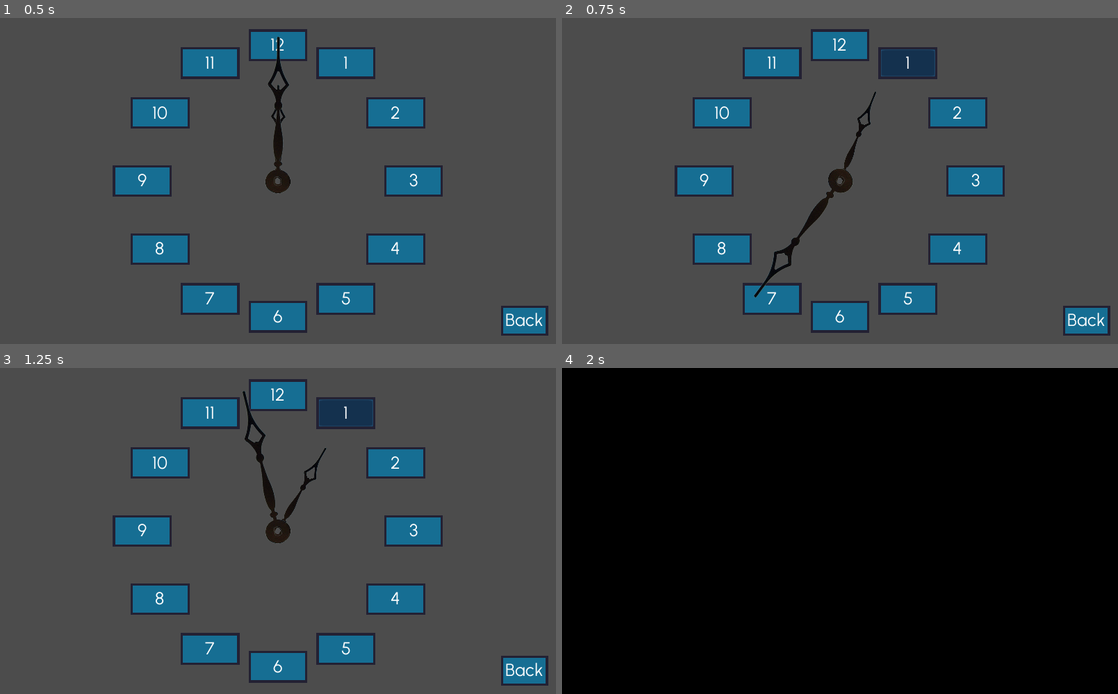
Above: before the commit, frames 1-4 (two rows, left to right).
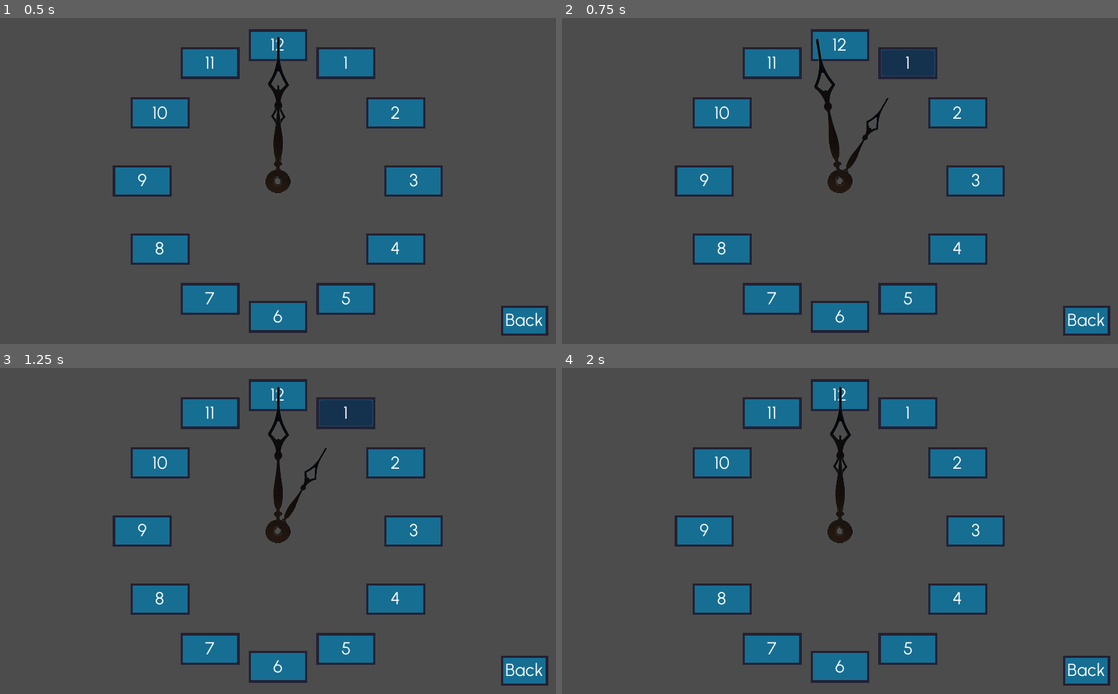
Above: after the commit, the same moments.

Repository: SuddenlyNothing/GodotWildJam37
Game: Godot game, scene res://Scenes/UI/LevelSelect.tscn
Two runs of this game, one before a commit and one after it. Both use one fixed random seed, a clock stepped at 60 frames per second and the inputs below. This scene is started directly instead of the project's main scene.
Inputs:
- Up to frame 1 (0.5 s): no input
- Up to frame 2 (0.75 s): click "1" at 0.5 s
- Up to frame 3 (1.25 s): no input
- Up to frame 4 (2 s): click "2" at 1.25 s

Frame 1 is identical in both runs. In frame 2, 1.2% of the frame differs, in the area x 34-59%, y 6-86%; in frame 3, 0.9%; in frame 4, 100%, in the area x 0-100%, y 0-100%.
Error before the commit: Attempt to call function 'instance' in base 'null instance' on a null instance. (res://Scenes/Globals/Global.gd:30)

Commit message:
better sounds and timing

Diff:
--- a/Game/Scenes/UI/LevelSelect.gd
+++ b/Game/Scenes/UI/LevelSelect.gd
@@ -5,7 +5,10 @@
 onready var buttons := $Buttons
 onready var t := $Tween
 onready var gear := $Gear
+onready var gear2 := $Gear2
 onready var close := $Close
+
+var started := false
 
 var level_path := "res://Scenes/Levels/Level_"
 
@@ -21,14 +24,21 @@
 
 
 func goto_scene(val : int) -> void:
-	if t.is_active():
+	if started:
 		return
+	started = true
 	gear.play()
+	gear2.play()
+	var duration : float = (30.0*(val+1))/360 * 3
 	t.interpolate_property(sprite, "rotation_degrees", 0,
-		30+(30*val), 1, Tween.TRANS_EXPO, Tween.EASE_OUT)
-	t.interpolate_property(gear, "pitch_scale", 5, 0.5, 1, Tween.TRANS_EXPO, Tween.EASE_OUT)
+		30+(30*val), duration, Tween.TRANS_EXPO, Tween.EASE_OUT)
+	t.interpolate_property(gear, "pitch_scale", 5, 0.5, duration, Tween.TRANS_EXPO, Tween.EASE_OUT)
+	t.interpolate_property(gear2, "pitch_scale", 7, 1, duration, Tween.TRANS_EXPO, Tween.EASE_OUT)
 	t.start()
 	yield(t, "tween_all_completed")
+	gear2.stop()
 	gear.stop()
 	close.play()
-	Global.goto_scene(level_path + str(val) + ".tscn")
+	yield(close, "finished")
+#	Global.goto_scene(level_path + str(val) + ".tscn")
+	Global.goto_scene(filename)
--- a/Game/Scenes/UI/LevelSelect.tscn
+++ b/Game/Scenes/UI/LevelSelect.tscn
@@ -229,6 +229,10 @@
 stream = ExtResource( 5 )
 bus = "SFX"
 
+[node name="Gear2" type="AudioStreamPlayer" parent="."]
+stream = ExtResource( 5 )
+bus = "SFX"
+
 [node name="Close" type="AudioStreamPlayer" parent="."]
 pause_mode = 2
 stream = ExtResource( 6 )
